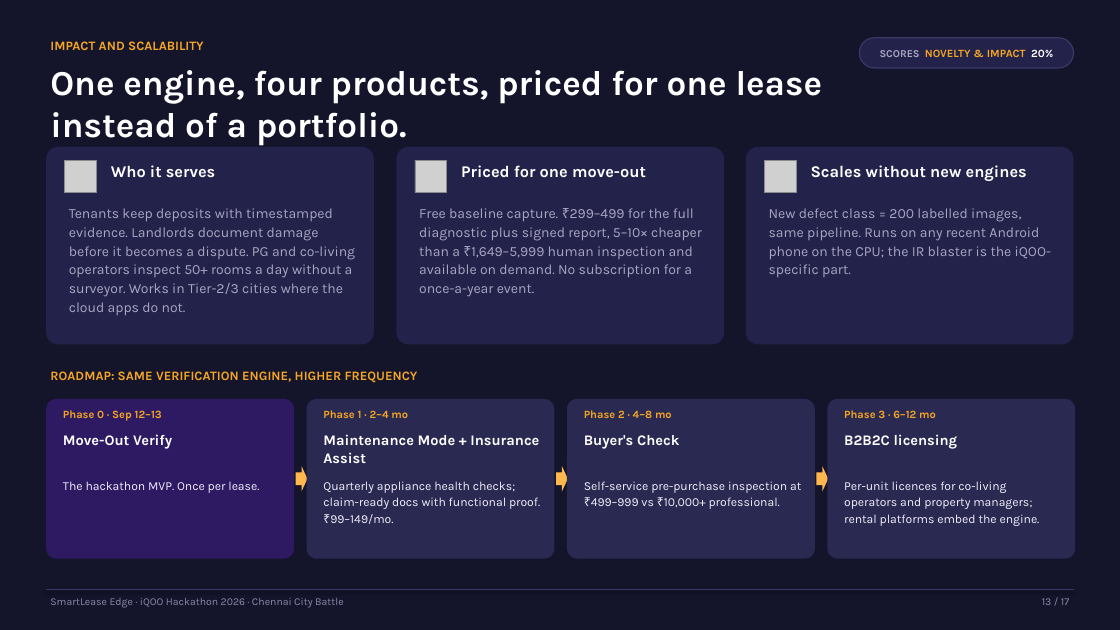
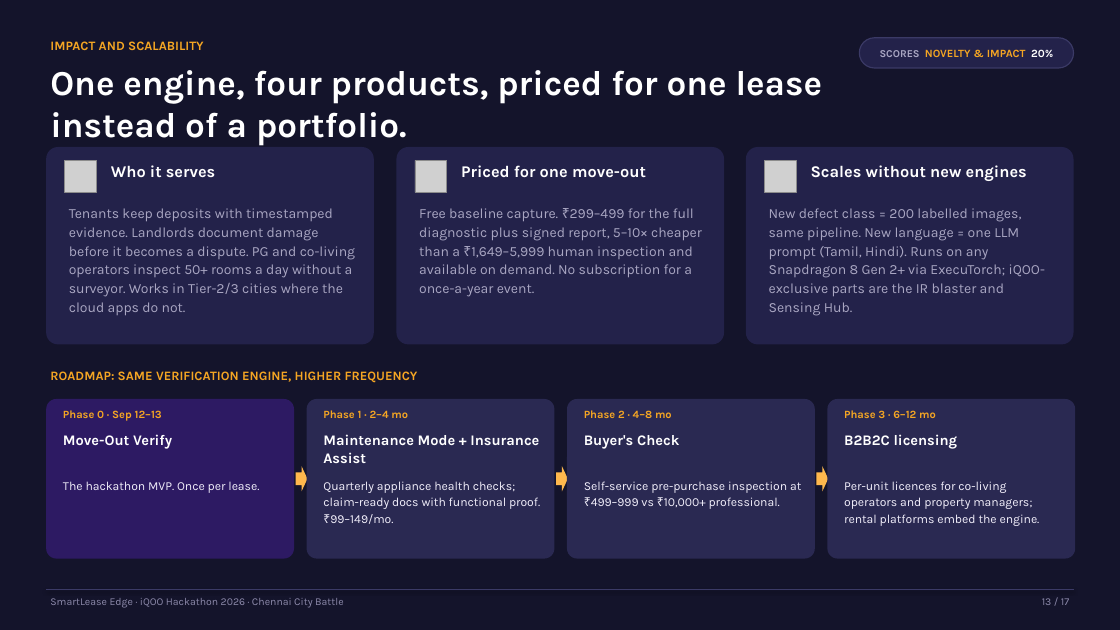
Before and after one commit to muhammedsayeedurrahman/smartlease-edge-chennai, a slide deck: slide 13 of docs/pitch/SmartLease-Edge-iQOO-Hackathon-2026.pptx. Drawn at 1120x630 pixels with LibreOffice and Linux fonts; fonts in the diff are those of the drawing; grey boxes stand for pictures. Boxes give left, top, right and bottom in pixels: in the first picture for what was removed or moved away, otherwise in the second. Text is boxed around its words. In the diff, an @@ line names an element or a change of style, - is before the commit and + after.

```diff
--- a/docs/pitch/SmartLease-Edge-iQOO-Hackathon-2026.pptx
+++ b/docs/pitch/SmartLease-Edge-iQOO-Hackathon-2026.pptx
@@ text at (769,208,1045,316): text changed @@
-New defect class = 200 labelled images, same pipeline. Runs on any recent Android phone on the CPU; the IR blaster is the iQOO-specific part.
+New defect class = 200 labelled images, same pipeline. New language = one LLM prompt (Tamil, Hindi). Runs on any Snapdragon 8 Gen 2+ via ExecuTorch; iQOO-exclusive parts are the IR blaster and Sensing Hub.
```
Also in this commit, not shown: 14 other slides changed.
